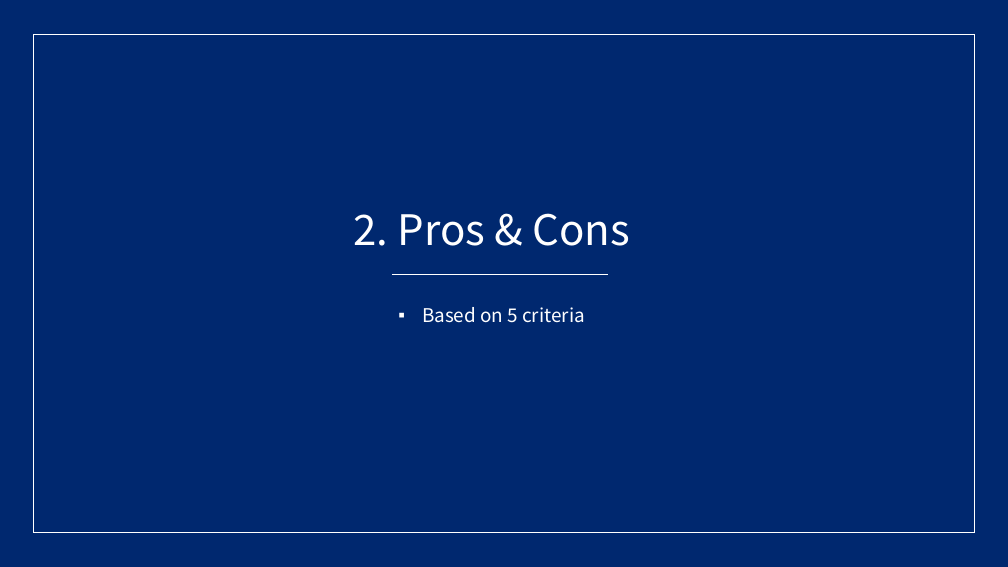
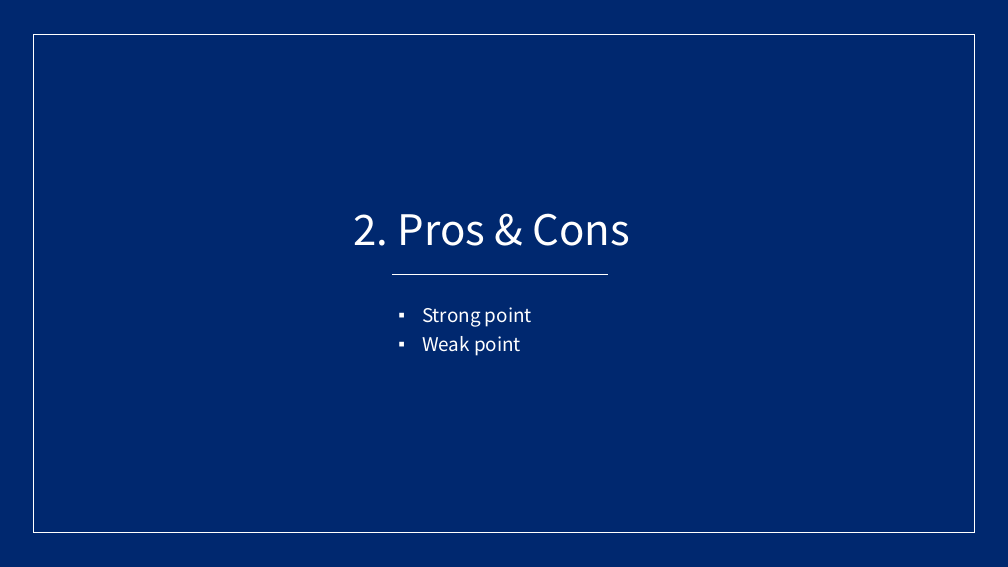
Before and after one commit to gusrn0505/TIL, a slide deck: slide 15 of [PPTPLUG]PP-151/RecSys 발표 자료 준비.pptx. Drawn at 1008x567 pixels with LibreOffice and Linux fonts; fonts in the diff are those of the drawing. Boxes give left, top, right and bottom in pixels: in the first picture for what was removed or moved away, otherwise in the second. Text is boxed around its words. In the diff, an @@ line names an element or a change of style, - is before the commit and + after.

```diff
--- a/[PPTPLUG]PP-151/RecSys 발표 자료 준비.pptx
+++ b/[PPTPLUG]PP-151/RecSys 발표 자료 준비.pptx
@@ text at [422, 307, 532, 356]: text changed @@
-▪ Based on 5 criteria
+▪ Strong point
+▪ Weak point
```
Also in this commit, not shown: 11 other slides changed, 9 slides added, 16 slides removed.
